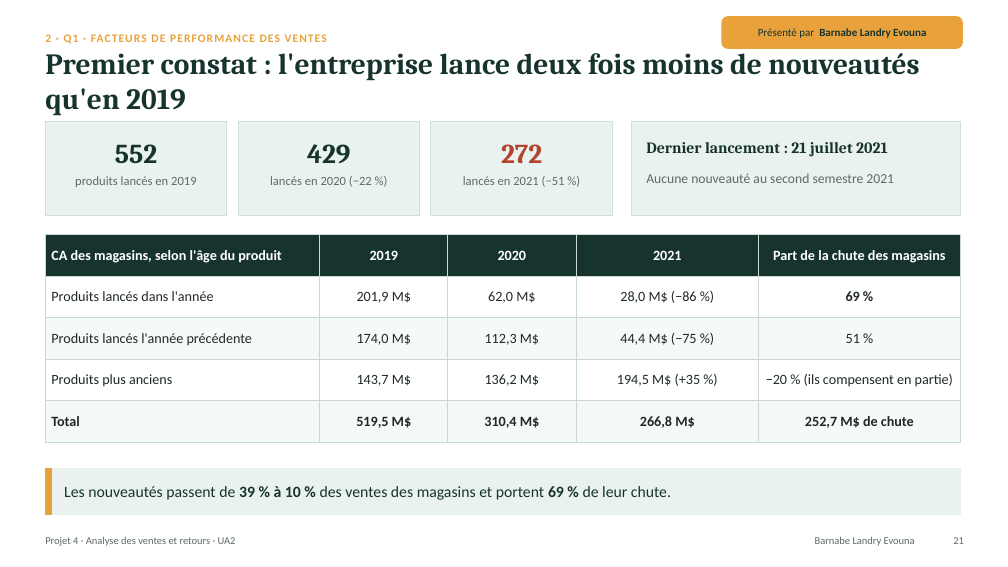
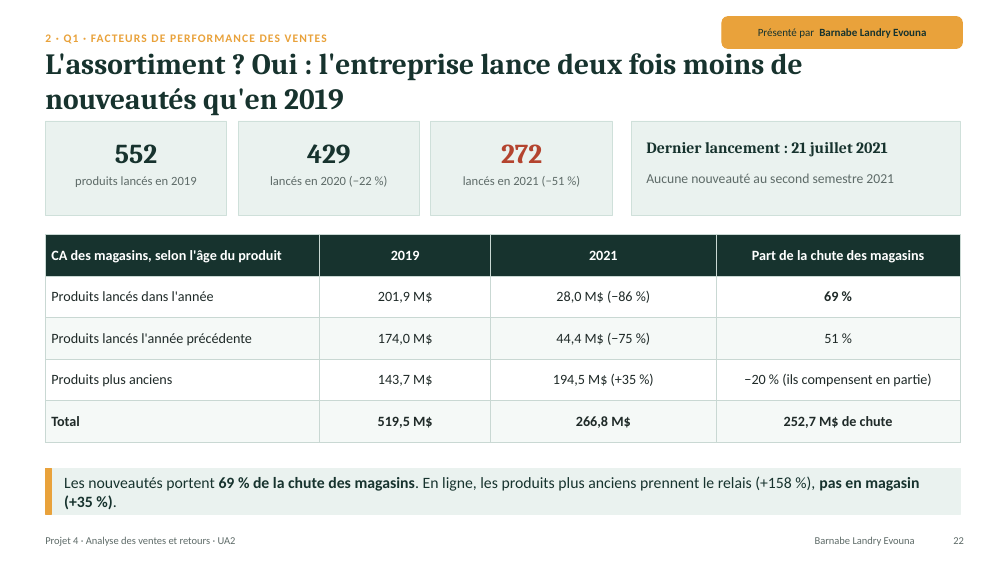
Before and after one commit to lezoul/projet4-contoso, a slide deck: slide 22 of reports/presentations/UA2_presentation_L3_L4.pptx (slide 21 before the commit). Drawn at 1008x567 pixels with LibreOffice and Linux fonts; fonts in the diff are those of the drawing. Boxes give left, top, right and bottom in pixels: in the first picture for what was removed or moved away, otherwise in the second. Text is boxed around its words. In the diff, an @@ line names an element or a change of style, - is before the commit and + after.

Commit message:
UA2 : Q1 allégée (grille sans verdicts, slides entreprise et canaux séparées, catégories et gamme simplifiées)

```diff
--- a/reports/presentations/UA2_presentation_L3_L4.pptx
+++ b/reports/presentations/UA2_presentation_L3_L4.pptx
@@ text at (45,46,803,116): text changed @@
-Premier constat : l'entreprise lance deux fois moins de nouveautés qu'en 2019
+L'assortiment ? Oui : l'entreprise lance deux fois moins de nouveautés qu'en 2019
@@ table at (45,234,960,442) @@
-column 3: 2020 | 62,0 M$ | 112,3 M$ | 136,2 M$ | 310,4 M$
@@ text at (64,476,919,509): text changed @@
-Les nouveautés passent de 39 % à 10 % des ventes des magasins et portent 69 % de leur chute.
+Les nouveautés portent 69 % de la chute des magasins. En ligne, les produits plus anciens prennent le relais (+158 %), pas en magasin (+35 %).
```
Also in this commit, not shown: 8 other slides changed.
